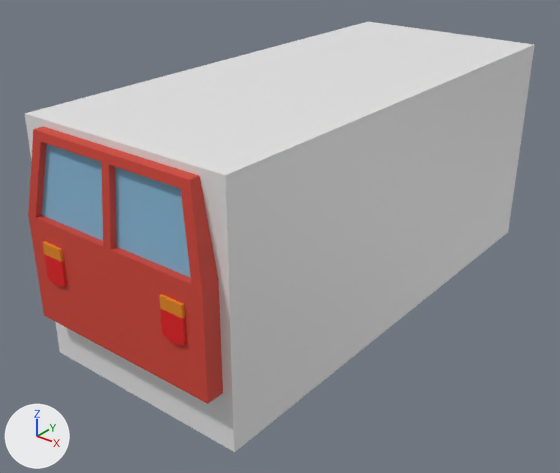
Renders of the glTF model Asset/Models/car_van/car_van.gltf from each side of a commit.
Before and after are seen from a camera (50 mm lens) standing at (1.91, -2.59, 1.79) and looking at (-0.05, -0.13, 0.27). Every picture has the same lights, and +X, +Y and +Z are marked at lower left. The picture after the commit comes second. Where no turn or scale is listed for an object, it has been applied to the vertices.

The first picture shows 'COL1', 'car-van-red_Cube.624'.
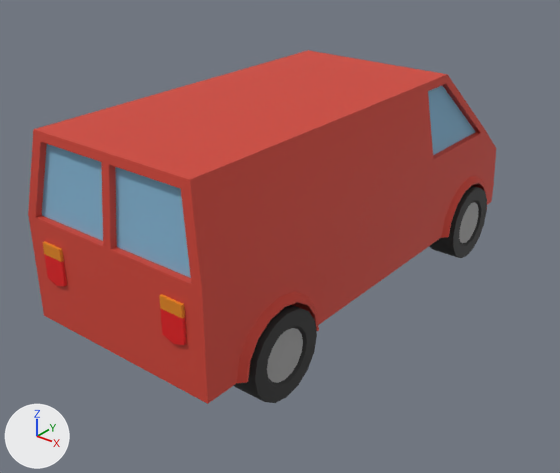
The newer file is also rescaled (x0.1), turned or shifted as a whole; pictures and numbers use the older file's frame.

Edits to the bpy script that builds the scene:
```text
Remove ob_col1:
    ob_col1 = bpy.data.objects.new('COL1', me_立方体)
    ob_col1.location = (0.0, 0.076, 0.461)
```

Changed parts and their boxes [x1, y1, x2, y2] in the pictures (560 x 473 px):
'COL1', deleted: before [25, 22, 535, 452]
'car-van-red_Cube.624', unchanged, uncovered by the edit: before [28, 126, 223, 404]; after [28, 50, 496, 404]
